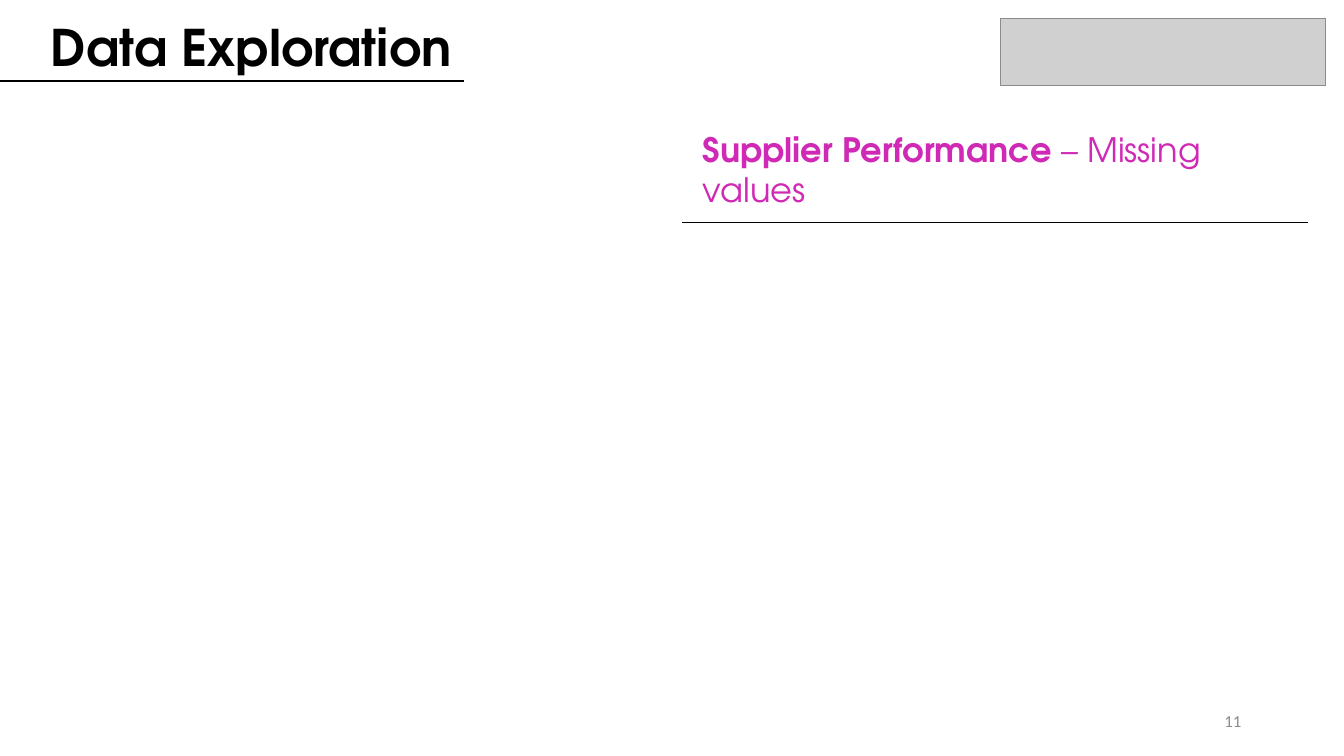
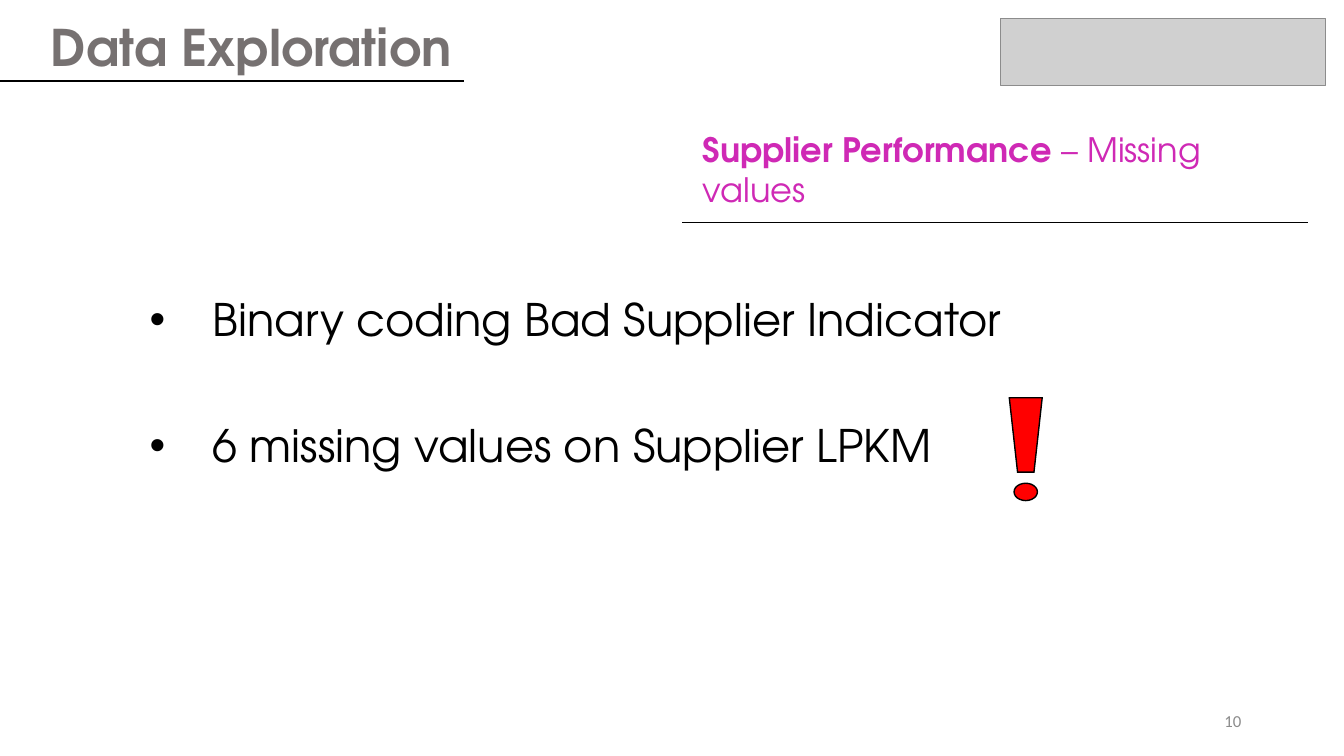
Before and after one commit to juanbeta98/DataScienceStudyCase, a slide deck: slide 11 of BMW ML Case Study.pptx (slide 12 before the commit). Drawn at 1344x756 pixels with LibreOffice and Linux fonts; fonts in the diff are those of the drawing; grey boxes stand for pictures. Boxes give left, top, right and bottom in pixels: in the first picture for what was removed or moved away, otherwise in the second. Text is boxed around its words. In the diff, an @@ line names an element or a change of style, - is before the commit and + after.

```diff
--- a/BMW ML Case Study.pptx
+++ b/BMW ML Case Study.pptx
@@ text "Data Exploration" at [51,27,451,82]: text colour #000000 to #767171 @@
@@ text added at [213,302,1001,472], 32 pt, text #000000 @@
+• Binary coding Bad Supplier Indicator
+• 6 missing values on Supplier LPKM
@@ trapezoid added at [1009,398,1043,473], fill #FF0000, outline #000000 1 pt @@
@@ ellipse added at [1014,483,1037,500], fill #FF0000, outline #000000 1 pt @@
@@ page number at [1224,716,1241,727]: text changed @@
-11
+10
```
Also in this commit, not shown: 13 other slides changed, 10 slides added, 3 slides removed, 4 other files.
